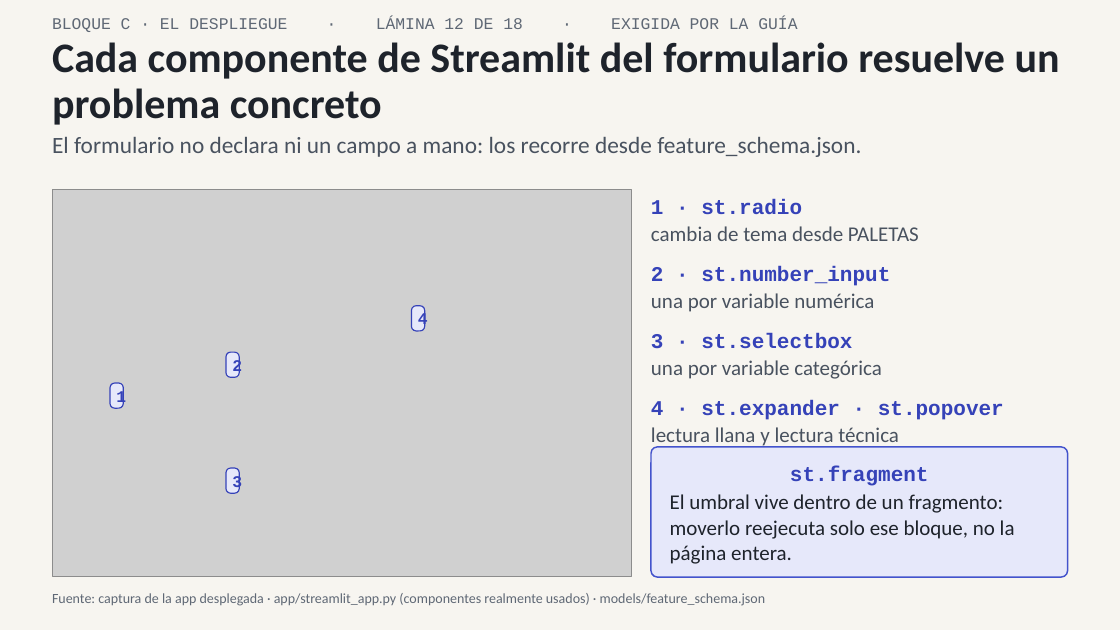
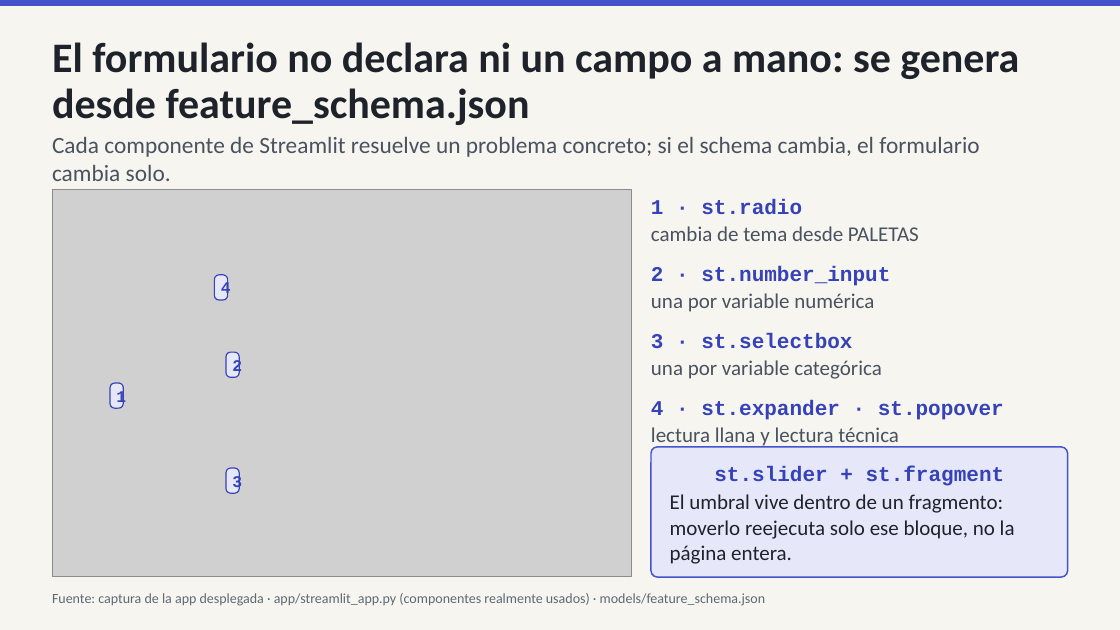
Before and after one commit to IchiSieben/enaho-ingresos-informalidad, a slide deck: slide 6 of docs/presentacion/ENAHO_exposicion.pptx (slide 12 before the commit). Drawn at 1120x630 pixels with LibreOffice and Linux fonts; fonts in the diff are those of the drawing; grey boxes stand for pictures. Boxes give left, top, right and bottom in pixels: in the first picture for what was removed or moved away, otherwise in the second. Text is boxed around its words. In the diff, an @@ line names an element or a change of style, - is before the commit and + after.

```diff
--- a/docs/presentacion/ENAHO_exposicion.pptx
+++ b/docs/presentacion/ENAHO_exposicion.pptx
@@ rectangle added at <box>0,0,1120,6</box>, fill #4353CC @@
@@ text removed at <box>52,17,797,32</box> @@
-BLOQUE C · EL DESPLIEGUE · LÁMINA 12 DE 18 · EXIGIDA POR LA GUÍA
@@ text at <box>52,42,1019,125</box>: text changed @@
-Cada componente de Streamlit del formulario resuelve un problema concreto
+El formulario no declara ni un campo a mano: se genera desde feature_schema.json
@@ text at <box>52,137,979,181</box>: text changed @@
-El formulario no declara ni un campo a mano: los recorre desde feature_schema.json.
+Cada componente de Streamlit resuelve un problema concreto; si el schema cambia, el formulario cambia solo.
@@ rounded rectangle "4": place and size @@
-rounded rectangle "4" at <box>412,306,425,331</box>
+rounded rectangle "4" at <box>214,275,228,300</box>
@@ text in rounded rectangle at <box>714,466,1005,486</box>: text changed @@
-st.fragment
+st.slider + st.fragment
```
Also in this commit, not shown: 9 other slides changed, 2 slides added, 8 slides removed, 10 other files.
